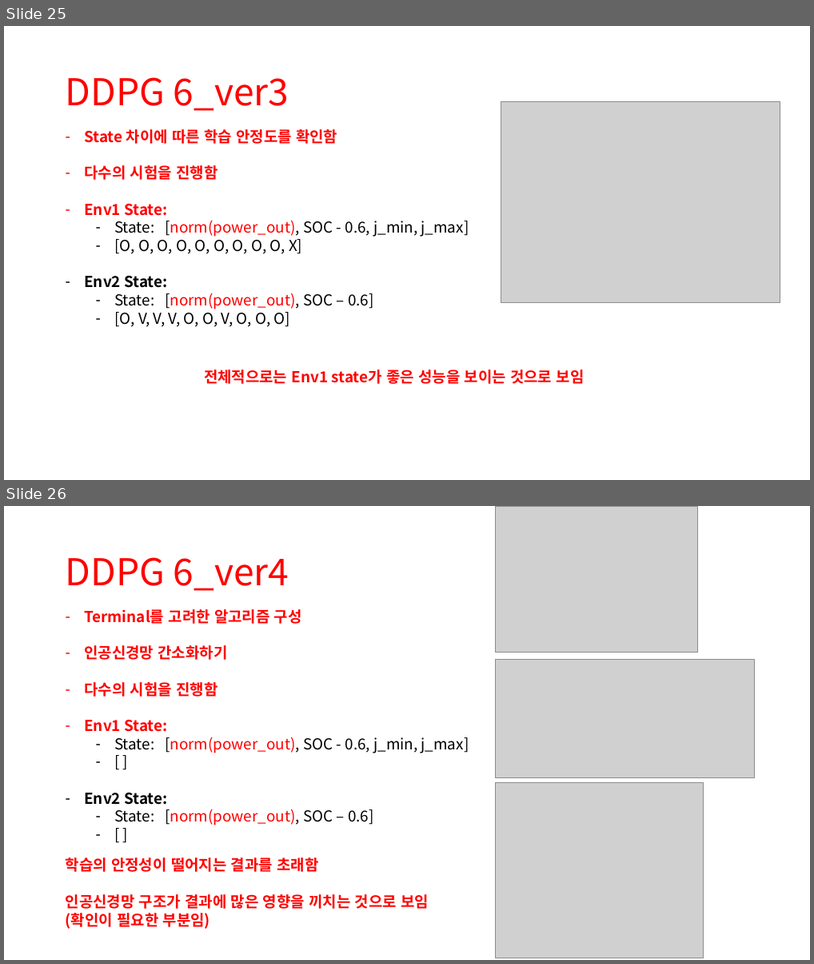
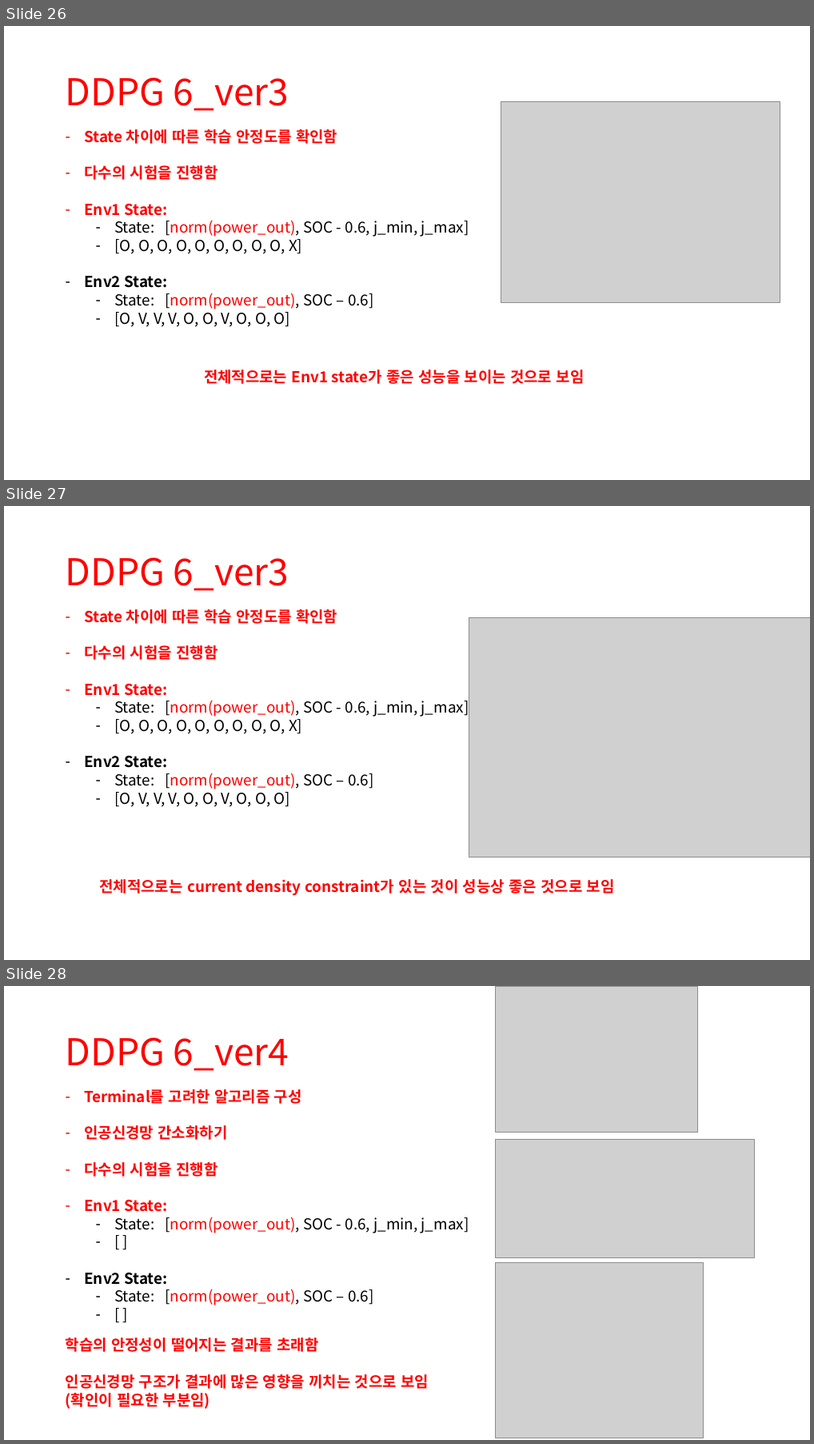
Before and after one commit to zidane89/experiment, a slide deck: 실험정리.pptx. Shown one above the other, each under a label of ours: slides 25 and 26 before the commit, slides 26, 27 and 28 after it. The pictures are 814x964 and 814x1444 pixels, drawn with LibreOffice and Linux fonts; fonts in the diff are those of the drawing; grey boxes stand for pictures. Boxes give left, top, right and bottom in pixels: in the first picture for what was removed or moved away, otherwise in the second. Text is boxed around its words. In the diff, an @@ line names an element or a change of style, - is before the commit and + after.

```diff
--- a/실험정리.pptx
+++ b/실험정리.pptx
@@ slide 27 added at <box>4,506,810,960</box>, background #FFFFFF @@
@@ title added at <box>66,557,289,591</box>, 44 pt, text #FF0000 @@
+DDPG 6_ver3
@@ text added at <box>84,609,470,807</box>, 18 pt, text #000000 @@
+– State 차이에 따른 학습 안정도를 확인함
+– 다수의 시험을 진행함
+– Env1 State:
+  – State: [norm(power_out), SOC - 0.6, j_min, j_max]
+  – [O, O, O, O, O, O, O, O, O, X]
+– Env2 State:
+  – State: [norm(power_out), SOC – 0.6]
+  – [O, V, V, V, O, O, V, O, O, O]
@@ picture added at <box>470,618,810,857</box> @@
@@ text added at <box>99,879,615,896</box>, 18 pt, text #FF0000, bold @@
+전체적으로는 current density constraint가 있는 것이 성능상 좋은 것으로 보임
@@ what was slide 25 is now slide 26 @@
@@ what was slide 26 is now slide 28 @@
```
Also in this commit, not shown: 2 slides changed, 1 other slide added, 10 other files.
